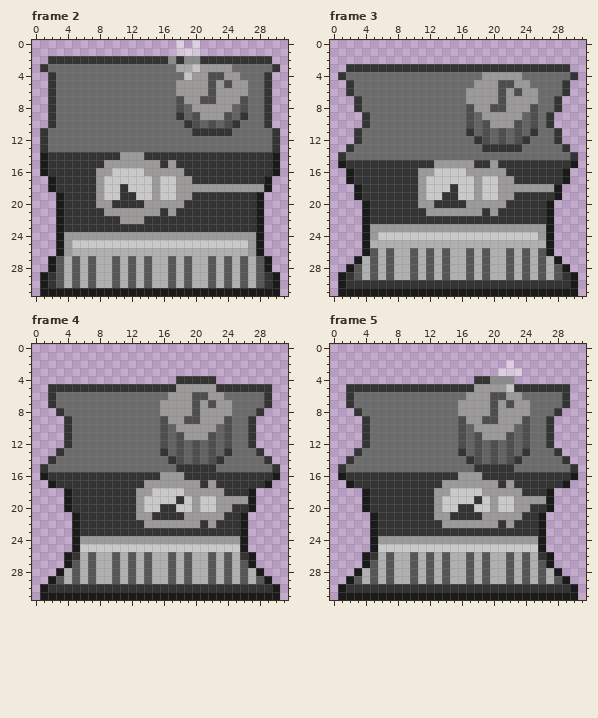
Two versions of one pixel-art file, Assets/Sprites/Machines/Rose's Factory/factory.aseprite. Above: the version before the commit.
32x32 pixels, 8 frames. Colours within 5 levels of each other are drawn and written as one. Shown: frame 2, frame 3, frame 4, frame 5. The commit also changed other frames, which this record leaves out.
New version:
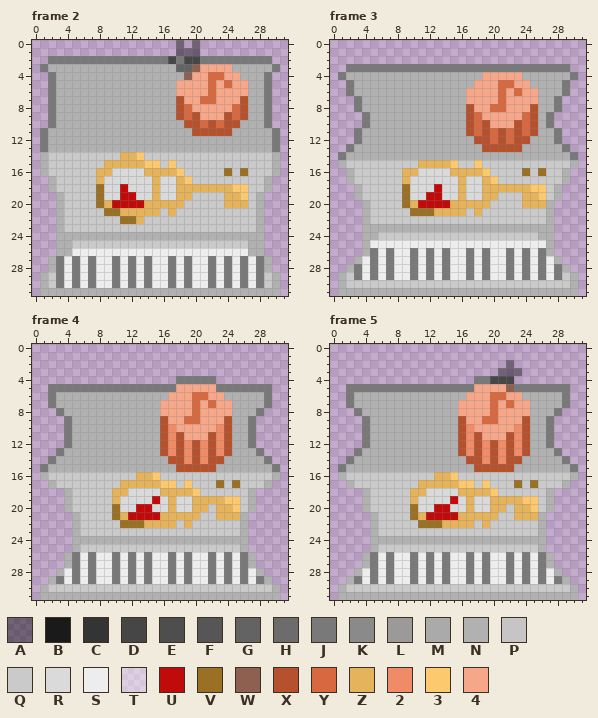
Palette (. is transparent): A #0000006c  B #1a1a1a  C #343434  D #464646  E #4e4e4e  F #565656  G #636363  H #6c6c6c  J #797979  K #8a8a8a  L #9c9999  M #aaaaaa  N #b1b1b1  P #c6c4c4  Q #cacaca  R #dadada  S #ededed  T #ffffff6c  U #c10a0a  V #9a7025  W #8e604f  X #b6512e  Y #d76840  Z #e4b35c  2 #ef8b66  3 #fcc96f  4 #f7a789
Changes in this commit:
Changed rows in their new state; - is an unchanged pixel.
Frame 2:
first column x 1:
 0 -----------------A-A----------
 1 -----------------AAA----------
 2 -JJJJJJJJJJJJJJJDJDDJJJJJJJJJ-
 3 JNNNNNNNNNNNNNNNNGGW4444NNNNNJ
 4 -JNNNNNNNNNNNNNNNNW44YY44NNNJ-
 5 -JNNNNNNNNNNNNNNN4444Y4Y44NNJ-
 6 -JNNNNNNNNNNNNNNN4444Y4444NNJ-
 7 -JNNNNNNNNNNNNNNNX44YY444XNNJ-
 8 -JNNNNNNNNNNNNNNNXY44444YXNNJ-
 9 -JNNNNNNNNNNNNNNNXYX444XYXNNJ-
10 -JNNNNNNNNNNNNNNNNXXYXYXXNNNJ-
11 JNNNNNNNNNNNNNNNNNNXXXXXNNNNNJ
12 JNNNNNNNNNNNNNNNNNNNNNNNNNNNNJ
13 JNNNNNNNNNNNNNNNNNNNNNNNNNNNNJ
14 NQQQQQQQQQZZ3QQQQQQQQQQQQQQQQN
15 NQQQQQQQZZZZZ33Q3QQQQQQQQQQQQN
16 NQQQQQQZZRRRRZZZZ3QQQQQVQVQQQN
17 -NQQQQQZRRRRRRZRRZ3QQQQQQQQQN-
18 -NQQQQQVRRURRRZRRZZZZZZZ33QQN-
19 --NQQQQVRRUURRZRRZZQQQQZZ3QN--
20 --NQQQQVZUUUUZZZZZQQQQQZZZQN--
21 --NQQQQQVVZZZZZQZQQQQQQQQQQN--
22 --NQQQQQQQVVZQQQQQQQQQQQQQQN--
23 --NQQQQQQQQQQQQQQQQQQQQQQQQN--
24 --NNNNNNNNNNNNNNNNNNNNNNNNNN--
25 --NN----------------------NN--
26 --NNSSSSSSSSSSSSSSSSSSSSSSNN--
27 -NJSJSJSSJSJSJSSJSJSSJSJSJSJN-
28 -NJSJSJSSJSJSJSSJSJSSJSJSJSJN-
29 NQJSJSJSSJSJSJSSJSJSSJSJSJSJQN
30 NQJSJSJSSJSJSJSSJSJSSJSJSJSJQN
31 NNNNNNNNNNNNNNNNNNNNNNNNNNNNNN
Frame 3:
first column x 1:
 3 -JJJJJJJJJJJJJJJJJJJJJJJJJJJJ-
 4 JNNNNNNNNNNNNNNNNN44444NNNNNNJ
 5 -JNNNNNNNNNNNNNNN444YY44NNNNJ-
 6 -JNNNNNNNNNNNNNN4444Y4Y44NNNJ-
 7 --JNNNNNNNNNNNNN4444Y4444NNJ--
 8 --JNNNNNNNNNNNNNX44YY444XNNJ--
 9 ---JNNNNNNNNNNNNXY44444YXNJ---
10 ---JNNNNNNNNNNNNXYX444XYXNJ---
11 --JNNNNNNNNNNNNNXYXYXYXYXNNJ--
12 --JNNNNNNNNNNNNNNXXYXYXXNNNJ--
13 -JNNNNNNNNNNNNNNNNXXXXXNNNNNJ-
14 JNNNNNNNNNNNNNNNNNNNNNNNNNNNNJ
15 NQQQQQQQQQZZZZ3QQ3QQQQQQQQQQQN
16 -NQQQQQQZZRRRRZZZZ3QQQQVQVQQN-
17 -NQQQQQQZRRRRRRZRRZ3QQQQQQQQN-
18 --NQQQQQVRRRURRZRRZZZZZZ33QN--
19 --NQQQQQVRRUURRZRRZZQQQZZ3QN--
20 ---NQQQQVZUUUUZZZZZQQQQZZZN---
21 ---NQQQQQVVVZZZZQZQQQQQQQQN---
22 ---NQQQQQQQQQQQQQQQQQQQQQQN---
23 ---NNNNNNNNNNNNNNNNNNNNNNNN---
24 ---NN--------------------NN---
25 ---NSSSSSSSSSSSSSSSSSSSSSSN---
26 ---NJSJSSJSJSJSSJSJSSJSJSJN---
27 --NSJSJSSJSJSJSSJSJSSJSJSJSN--
28 -NJSJSJSSJSJSJSSJSJSSJSJSJSJN-
29 NQJSJSJSSJSJSJSSJSJSSJSJSJSJQN
30 NQQQQQQQQQQQQQQQQQQQQQQQQQQQQN
31 NNNNNNNNNNNNNNNNNNNNNNNNNNNNNN
Frame 4:
first column x 1:
 4 -----------------JJJJJ--------
 5 -JJJJJJJJJJJJJJJJ44444JJJJJJJ-
 6 -JNNNNNNNNNNNNNN444YY44NNNNNJ-
 7 -JNNNNNNNNNNNNN4444Y4Y44NNNNJ-
 8 --JNNNNNNNNNNNN4444Y4444NNNJ--
 9 ---JNNNNNNNNNNNX44YY444XNNJ---
10 ---JNNNNNNNNNNNX2444442XNNJ---
11 ---JNNNNNNNNNNNX2X444X2XNNJ---
12 ---JNNNNNNNNNNNX2X2X2X2XNNJ---
13 --JNNNNNNNNNNNNX2X2X2X2XNNNJ--
14 -JNNNNNNNNNNNNNNXX2X2XXNNNNNJ-
15 JNNNNNNNNNNNNNNNNXXXXXNNNNNNNJ
16 NQQQQQQQQQQQZZ3QQQQQQQQQQQQQQN
17 -NQQQQQQQQZZZZZ33Q3QQQVQVQQQN-
18 ---NQQQQQZZRRRRZZZZ3QQQQQQN---
19 ---NQQQQQZRRRRURZRRZZZZ33QN---
20 ---NQQQQQVRRUURRZRRZZ-ZZ3QN---
21 ----NQQQQVZUUUUZZZZZQQZZZN----
22 ----NQQQQQVVVZZZZQZQQQQQQN----
23 ----NQQQQQQQQQQQQQQQQQQQQN----
24 ----NNNNNNNNNNNNNNNNNNNNNN----
25 ----N--------------------N----
26 ---NJSJSSJSJSJSSJSJSSJSJSJN---
27 ---NJSJSSJSJSJSSJSJSSJSJSJN---
28 --NSJSJSSJSJSJSSJSJSSJSJSJSN--
29 -NJSJSJSSJSJSJSSJSJSSJSJSJSJN-
30 NQQQQQQQQQQQQQQQQQQQQQQQQQQQQN
31 NNNNNNNNNNNNNNNNNNNNNNNNNNNNNN
Frame 5:
first column x 1:
 2 ---------------------A--------
 3 --------------------AAA-------
 4 -----------------JJDDD--------
 5 -JJJJJJJJJJJJJJJJ4444WJJJJJJJ-
 6 -JNNNNNNNNNNNNNN444YY44NNNNNJ-
 7 -JNNNNNNNNNNNNN4444Y4Y44NNNNJ-
 8 --JNNNNNNNNNNNN4444Y4444NNNJ--
 9 ---JNNNNNNNNNNNX44YY444XNNJ---
10 ---JNNNNNNNNNNNX2444442XNNJ---
11 ---JNNNNNNNNNNNX2X444X2XNNJ---
12 ---JNNNNNNNNNNNX2X2X2X2XNNJ---
13 --JNNNNNNNNNNNNX2X2X2X2XNNNJ--
14 -JNNNNNNNNNNNNNNXX2X2XXNNNNNJ-
15 JNNNNNNNNNNNNNNNNXXXXXNNNNNNNJ
16 NQQQQQQQQQQQZZ3QQQQQQQQQQQQQQN
17 -NQQQQQQQQZZZZZ33Q3QQQVQVQQQN-
18 ---NQQQQQZZRRRRZZZZ3QQQQQQN---
19 ---NQQQQQZRRRRURZRRZZZZ33QN---
20 ---NQQQQQVRRUURRZRRZZ-ZZ3QN---
21 ----NQQQQVZUUUUZZZZZQQZZZN----
22 ----NQQQQQVVVZZZZQZQQQQQQN----
23 ----NQQQQQQQQQQQQQQQQQQQQN----
24 ----NNNNNNNNNNNNNNNNNNNNNN----
25 ----N--------------------N----
26 ---NJSJSSJSJSJSSJSJSSJSJSJN---
27 ---NJSJSSJSJSJSSJSJSSJSJSJN---
28 --NSJSJSSJSJSJSSJSJSSJSJSJSN--
29 -NJSJSJSSJSJSJSSJSJSSJSJSJSJN-
30 NQQQQQQQQQQQQQQQQQQQQQQQQQQQQN
31 NNNNNNNNNNNNNNNNNNNNNNNNNNNNNN
Changed places in both pictures, as pixel boxes (x1, y1, x2, y2):
changed: (40, 40, 280, 296)
changed: (338, 64, 578, 296)
changed: (40, 376, 280, 600)
changed: (338, 360, 578, 600)
